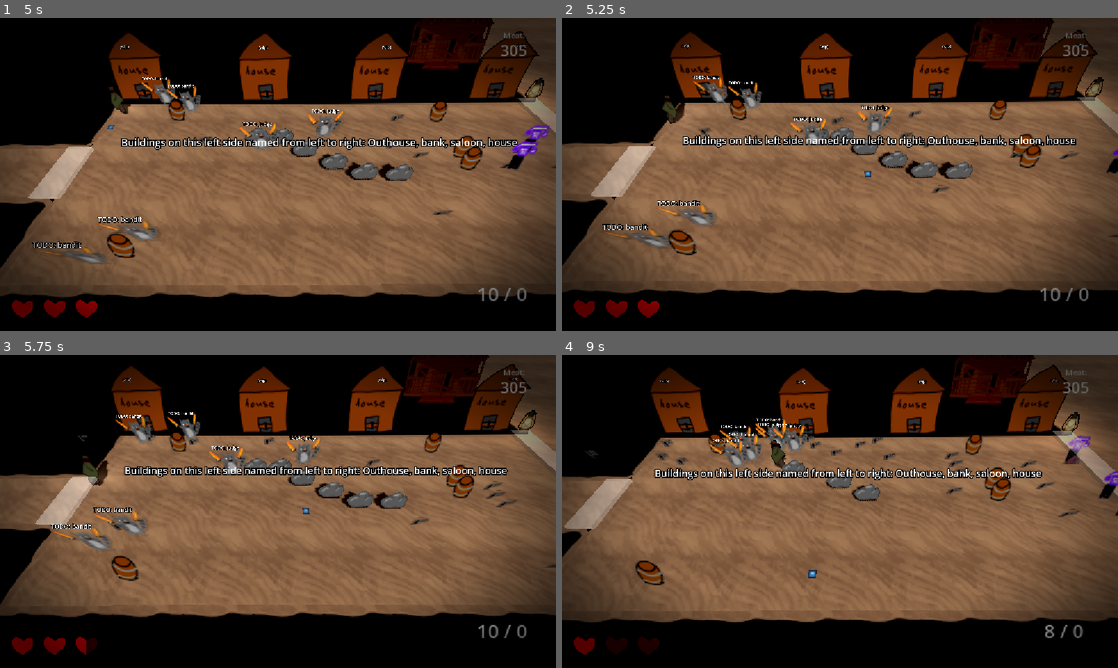
Above: before the commit, frames 1-4 (two rows, left to right).
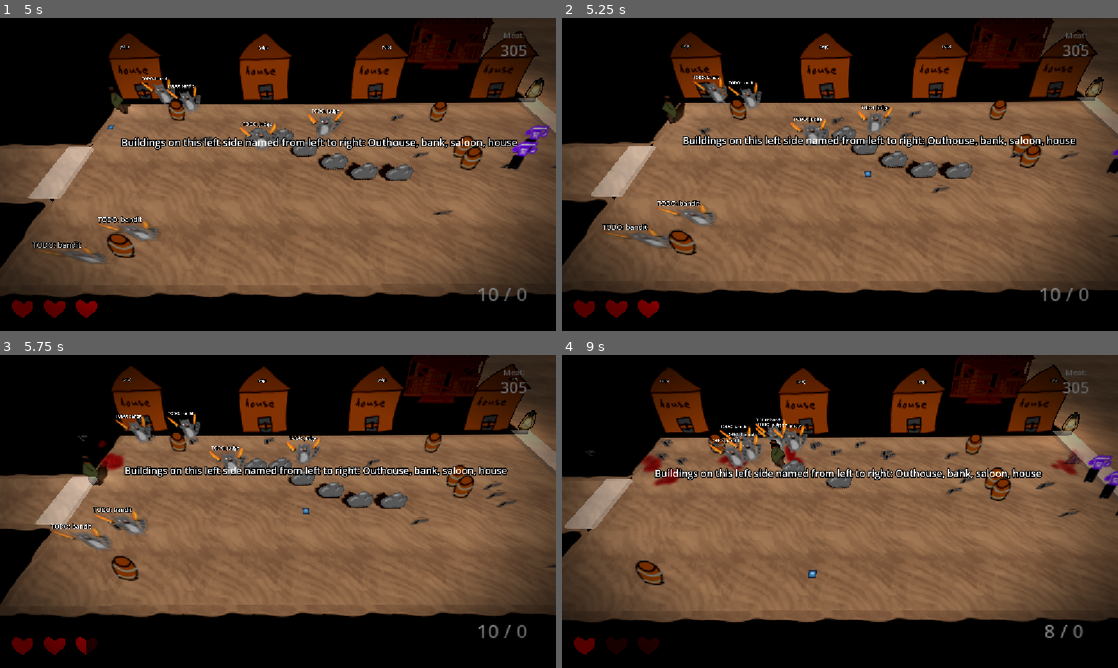
Above: after the commit, the same moments.

Repository: gmuGADIG/DEADSHOT
Game: Godot game, scene res://world/levels/town/level_town_v1.tscn
Same seed, same stepped clock (60 frames per second), same inputs: the game is played once before the commit and once after it. This scene is started directly instead of the project's main scene. The engine's default icon, where the game draws it, is replaced by a stand-in: a white triangle on a blue panel in a dark square. Sound files missing from this copy of the repository are replaced by a short silence.
Inputs (mouse positions are in pixels of both pictures, inside the frame that each line leads up to):
- Up to frame 1 (5 s): move the mouse to (400, 158) at 0.52 s; press the mouse at (400, 158) at 0.53 s; hold D (move_right) 0.53-1.28 s; move the mouse to (166, 190) at 1.27 s; release the mouse at (166, 190) at 1.28 s; hold S (move_down) 1.28-2.03 s; tap E (interact) at 1.35 s; move the mouse to (333, 105) at 2.02 s; hold D (move_right) 2.03-2.78 s; hold Shift (quick_purchase) 2.03-2.78 s; move the mouse to (250, 237) at 2.77 s; hold W (move_up) 2.78-3.53 s; tap Space (roll) at 2.85 s; move the mouse to (444, 221) at 3.52 s; hold Right mouse button (whip) 3.53-4.28 s; hold A (move_left) from 3.53 s (still down); tap R (reload) at 4.15 s; move the mouse to (111, 127) at 4.27 s; click (111, 127) at 4.35 s
- Up to frame 2 (5.25 s): move the mouse to (867, 174) at 5.02 s; release A (move_left) at 5.03 s; hold S (move_down) from 5.03 s (still down); hold E (interact) from 5.03 s (still down)
- Up to frame 3 (5.75 s): keep holding S (move_down); keep holding E (interact)
- Up to frame 4 (9 s): move the mouse to (756, 433) at 5.77 s; release S (move_down) at 5.78 s; release E (interact) at 5.78 s; hold D (move_right) 5.78-6.53 s; tap Shift (quick_purchase) at 5.85 s; move the mouse to (962, 495) at 6.52 s; hold W (move_up) 6.53-7.28 s; tap Space (roll) at 6.6 s; move the mouse to (728, 527) at 7.27 s; hold D (move_right) 7.28-8.03 s; right-click (728, 527) at 7.35 s; move the mouse to (895, 442) at 8.02 s; press the mouse at (895, 442) at 8.03 s; hold S (move_down) 8.03-8.78 s; move the mouse to (812, 574) at 8.77 s; release the mouse at (812, 574) at 8.78 s; hold A (move_left) from 8.78 s (still down); tap E (interact) at 8.85 s

Frame 1 is identical in both runs. In frame 2, less than 0.1% of the frame differs, in the area x 48-53%, y 34-40%; in frame 3, 0.3%; in frame 4, 1.5%, in the area x 5-100%, y 24-47%.

Commit message:
Added hurt effects / blood splatter

Diff:
--- a/systems/attacking/health/health.gd
+++ b/systems/attacking/health/health.gd
@@ -22,13 +22,11 @@
 	if health <= 0: return # already dead
 
 	health -= amount
-
+	damaged.emit()
 
 	print(get_parent().name,": ",health," hp")
 	if health <= 0:
 		killed.emit()
-	else:
-		damaged.emit()
 
 func heal(amount : int) -> void:
 	health = clampi(health + amount, 0, max_health)
--- /dev/null
+++ b/systems/attacking/hurt_fx/blood_splatter.gd
@@ -0,0 +1,6 @@
+extends Node3D
+
+func _ready() -> void:
+	await get_tree().process_frame
+	%Stain.emitting = true
+	%Particles.emitting = true
--- /dev/null
+++ b/systems/attacking/hurt_fx/blood_splatter.tscn
@@ -0,0 +1,62 @@
+[gd_scene load_steps=9 format=3 uid="uid://c1pjuvjserp2b"]
+
+[ext_resource type="Texture2D" uid="uid://kslw254k7plb" path="res://systems/attacking/hurt_fx/blood_splatter.png" id="1_ly3ud"]
+[ext_resource type="Script" uid="uid://dxlra65mmighg" path="res://systems/attacking/hurt_fx/blood_splatter.gd" id="1_sngj3"]
+
+[sub_resource type="StandardMaterial3D" id="StandardMaterial3D_60nak"]
+transparency = 1
+vertex_color_use_as_albedo = true
+albedo_texture = ExtResource("1_ly3ud")
+
+[sub_resource type="QuadMesh" id="QuadMesh_oaism"]
+material = SubResource("StandardMaterial3D_60nak")
+orientation = 1
+
+[sub_resource type="Gradient" id="Gradient_guq7u"]
+colors = PackedColorArray(1, 1, 1, 1, 1, 1, 1, 0)
+
+[sub_resource type="StandardMaterial3D" id="StandardMaterial3D_fhs7y"]
+transparency = 1
+vertex_color_use_as_albedo = true
+albedo_texture = ExtResource("1_ly3ud")
+billboard_mode = 3
+particles_anim_h_frames = 1
+particles_anim_v_frames = 1
+particles_anim_loop = false
+
+[sub_resource type="QuadMesh" id="QuadMesh_k0wl7"]
+material = SubResource("StandardMaterial3D_fhs7y")
+
+[sub_resource type="Gradient" id="Gradient_36wwm"]
+colors = PackedColorArray(1, 1, 1, 1, 1, 1, 1, 0)
+
+[node name="BloodSplatter" type="Node3D"]
+script = ExtResource("1_sngj3")
+
+[node name="Stain" type="CPUParticles3D" parent="."]
+unique_name_in_owner = true
+transform = Transform3D(1, 0, 0, 0, 1, 0, 0, 0, 1, 0, 0.008318782, 0)
+emitting = false
+amount = 4
+lifetime = 60.0
+one_shot = true
+explosiveness = 1.0
+mesh = SubResource("QuadMesh_oaism")
+emission_shape = 3
+emission_box_extents = Vector3(0.6, 0, 0.6)
+particle_flag_rotate_y = true
+gravity = Vector3(0, 0, 0)
+angle_max = 360.0
+scale_amount_max = 2.0
+color_ramp = SubResource("Gradient_guq7u")
+
+[node name="Particles" type="CPUParticles3D" parent="."]
+unique_name_in_owner = true
+transform = Transform3D(1, 0, 0, 0, 1, 0, 0, 0, 1, 0, 0.95441806, 0)
+emitting = false
+one_shot = true
+explosiveness = 1.0
+mesh = SubResource("QuadMesh_k0wl7")
+spread = 92.78
+initial_velocity_max = 5.0
+color_ramp = SubResource("Gradient_36wwm")
--- /dev/null
+++ b/systems/attacking/hurt_fx/hurt_fx.gd
@@ -0,0 +1,36 @@
+extends Node3D
+
+@onready var sprite: SpriteBase3D = get_parent()
+@onready var sprite_pos := sprite.position
+
+@export var health: Health
+@export var bleed := true
+
+func _ready() -> void:
+	health.damaged.connect(_on_hurt)
+
+func _on_hurt() -> void:
+	_shake()
+	if bleed:
+		_flash_modulate()
+		_blood_particles()
+
+func _shake() -> void:
+	var time := 0.0
+	while time < 0.1:
+		sprite.position = sprite_pos + Vector3(randf_range(-1, 1), randf_range(-1, 1), randf_range(-1, 1)) * .2
+
+		await get_tree().process_frame
+		time += get_process_delta_time()
+	sprite.position = sprite_pos
+
+func _flash_modulate() -> void:
+	sprite.modulate = Color("bd0000")
+	await get_tree().create_timer(0.1).timeout
+	sprite.modulate = Color.WHITE
+
+func _blood_particles() -> void:
+	var blood := preload("res://systems/attacking/hurt_fx/blood_splatter.tscn").instantiate()
+	get_tree().current_scene.add_child(blood)
+	blood.global_position = global_position
+	blood.global_position.y = 0
--- /dev/null
+++ b/systems/attacking/hurt_fx/hurt_fx.tscn
@@ -0,0 +1,6 @@
+[gd_scene load_steps=2 format=3 uid="uid://s0mcou8b7n0v"]
+
+[ext_resource type="Script" uid="uid://dtuay44bepddb" path="res://systems/attacking/hurt_fx/hurt_fx.gd" id="1_jft24"]
+
+[node name="HurtFX" type="Node3D"]
+script = ExtResource("1_jft24")
--- a/world/enemy/base/enemy_base.tscn
+++ b/world/enemy/base/enemy_base.tscn
@@ -1,5 +1,6 @@
-[gd_scene load_steps=6 format=3 uid="uid://dx3l0wduat3tp"]
+[gd_scene load_steps=7 format=3 uid="uid://dx3l0wduat3tp"]
 
+[ext_resource type="PackedScene" uid="uid://s0mcou8b7n0v" path="res://systems/attacking/hurt_fx/hurt_fx.tscn" id="1_f0luy"]
 [ext_resource type="PackedScene" uid="uid://hiyp7n7uvc4m" path="res://systems/attacking/health/health.tscn" id="2_17eo5"]
 [ext_resource type="PackedScene" uid="uid://b7d3oiw27awag" path="res://systems/attacking/hurtbox/hurtbox.tscn" id="3_1tv51"]
 [ext_resource type="Script" uid="uid://5yprj03obbfy" path="res://world/enemy/encounter/encounter_obj.gd" id="3_17eo5"]
@@ -18,6 +19,9 @@
 
 [node name="Sprite3D" type="Sprite3D" parent="."]
 transform = Transform3D(1, 0, 0, 0, 0.866025, 0.5, 0, -0.5, 0.866025, 0, 1, 0)
+
+[node name="HurtFX" parent="Sprite3D" node_paths=PackedStringArray("health") instance=ExtResource("1_f0luy")]
+health = NodePath("../../Health")
 
 [node name="NavigationAgent3D" type="NavigationAgent3D" parent="."]
 
--- a/world/interactables/cover/cover_base.tscn
+++ b/world/interactables/cover/cover_base.tscn
@@ -1,6 +1,7 @@
-[gd_scene load_steps=6 format=3 uid="uid://o72hyyjcmpll"]
+[gd_scene load_steps=7 format=3 uid="uid://o72hyyjcmpll"]
 
 [ext_resource type="Script" uid="uid://cb3yu5tln4q1x" path="res://world/interactables/cover/cover.gd" id="1_wykub"]
+[ext_resource type="PackedScene" uid="uid://s0mcou8b7n0v" path="res://systems/attacking/hurt_fx/hurt_fx.tscn" id="2_fgkal"]
 [ext_resource type="Script" uid="uid://do5vs8m1law7o" path="res://systems/attacking/health/health.gd" id="2_wkqpv"]
 [ext_resource type="Script" uid="uid://lxg83i28nlul" path="res://systems/attacking/hurtbox/hurtbox.gd" id="2_wykub"]
 [ext_resource type="Script" uid="uid://5yprj03obbfy" path="res://world/enemy/encounter/encounter_obj.gd" id="4_4urkj"]
@@ -17,6 +18,10 @@
 
 [node name="Sprite3D" type="Sprite3D" parent="."]
 transform = Transform3D(1, 0, 0, 0, 0.8660254, 0.5, 0, -0.5, 0.8660254, 0, 0, 0)
+
+[node name="HurtFX" parent="Sprite3D" node_paths=PackedStringArray("health") instance=ExtResource("2_fgkal")]
+health = NodePath("../../HealthComponent")
+bleed = false
 
 [node name="HealthComponent" type="Node" parent="."]
 script = ExtResource("2_wkqpv")
--- a/world/player/player.tscn
+++ b/world/player/player.tscn
@@ -8,6 +8,7 @@
 [ext_resource type="Script" uid="uid://c4s1ohnc08ecy" path="res://world/player/reticle/reticle.gd" id="4_40qjc"]
 [ext_resource type="PackedScene" uid="uid://duf7ry1s34j7o" path="res://world/player/weapon/whip/whip.tscn" id="4_duds0"]
 [ext_resource type="Texture2D" uid="uid://bwm425xkr0vcy" path="res://temp_art/icon.svg" id="4_et4on"]
+[ext_resource type="PackedScene" uid="uid://s0mcou8b7n0v" path="res://systems/attacking/hurt_fx/hurt_fx.tscn" id="4_myh4x"]
 [ext_resource type="PackedScene" uid="uid://vnurg1w4ttt4" path="res://world/player/weapon/dualies/weapon_dualies.tscn" id="5_2x47q"]
 [ext_resource type="Script" uid="uid://do5vs8m1law7o" path="res://systems/attacking/health/health.gd" id="6_thypd"]
 [ext_resource type="Script" uid="uid://lxg83i28nlul" path="res://systems/attacking/hurtbox/hurtbox.gd" id="7_d3e1v"]
@@ -175,6 +176,9 @@
 script = ExtResource("3_3n4qb")
 player = NodePath("..")
 
+[node name="HurtFX" parent="Sprite" node_paths=PackedStringArray("health") instance=ExtResource("4_myh4x")]
+health = NodePath("../../HurtboxComponent/HealthComponent")
+
 [node name="InteractionArea" type="Area3D" parent="."]
 unique_name_in_owner = true
 collision_mask = 4
Not shown, added: systems/attacking/hurt_fx/blood_splatter.gd.uid
Binary file added: systems/attacking/hurt_fx/blood_splatter.png
Not shown, added: systems/attacking/hurt_fx/blood_splatter.png.import
Not shown, added: systems/attacking/hurt_fx/hurt_fx.gd.uid
Not shown: 1 places in world/player/player.tscn that only renumber resources
